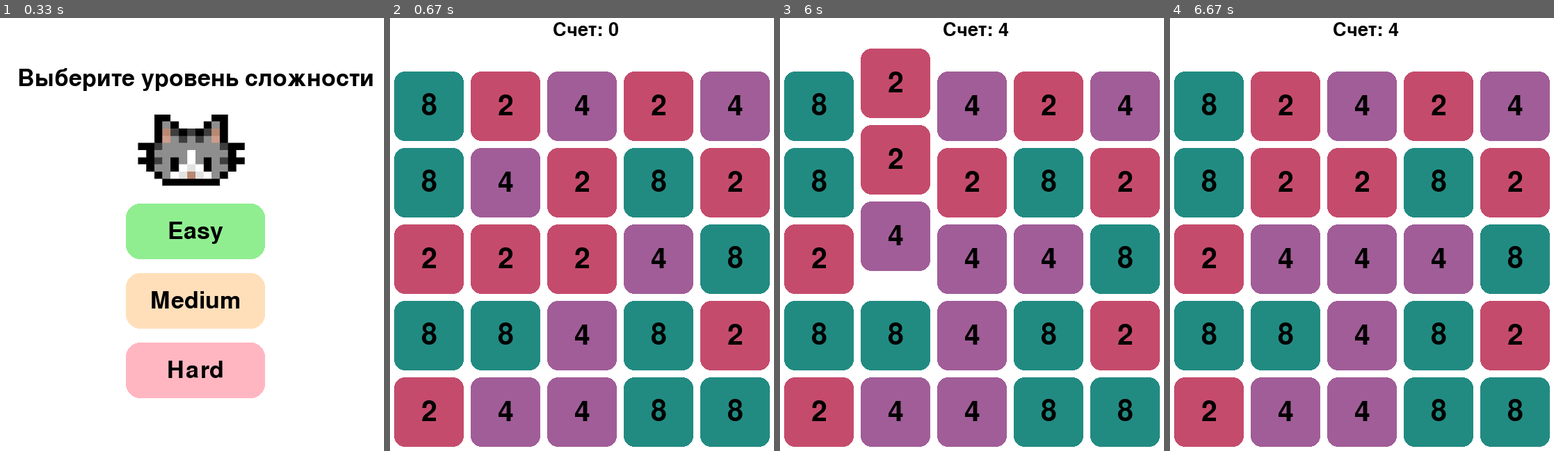
Above: before the commit, frames 1-4 (left to right).
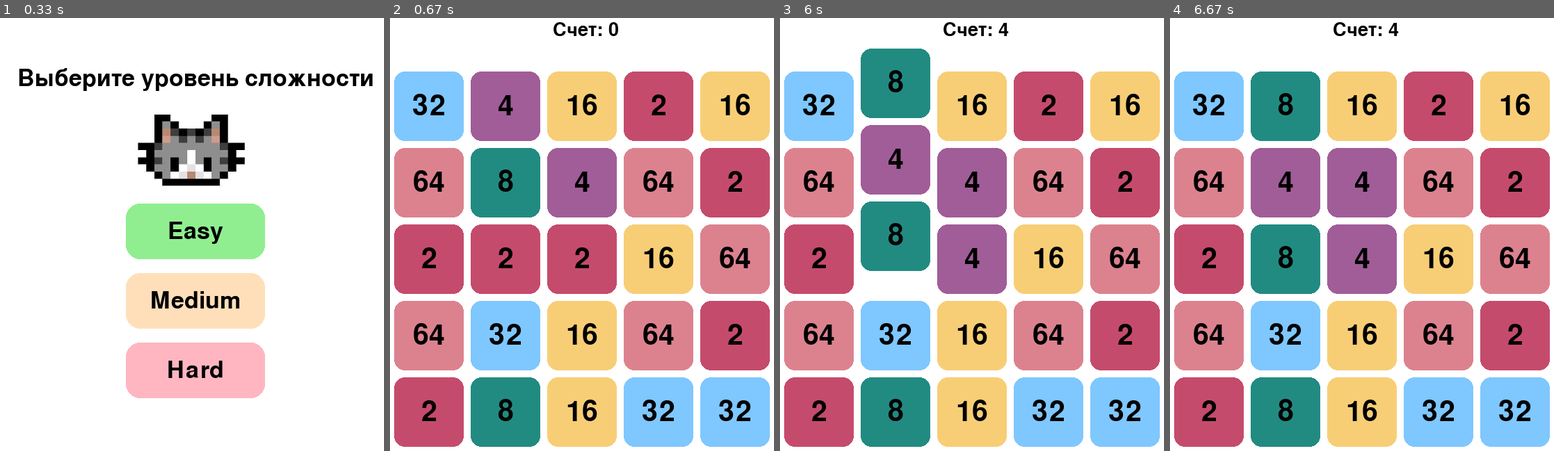
Above: after the commit, the same moments.

Repository: MikhailovaDiana/pygame
Game: pygame game, started from 2048.py
Same seed, same stepped clock (60 frames per second), same inputs: the game is played once before the commit and once after it.
Inputs (mouse positions are in pixels of both pictures, inside the frame that each line leads up to):
- Up to frame 1 (0.33 s): no input
- Up to frame 2 (0.67 s): press the mouse at (489, 238) at 0.37 s; move the mouse to (555, 286) at 0.47 s; release the mouse at (624, 334) at 0.6 s
- Up to frame 3 (6 s): press the mouse at (879, 238) at 0.7 s; move the mouse to (887, 156) at 0.8 s; release the mouse at (899, 74) at 0.93 s; press the mouse at (879, 238) at 5.57 s; move the mouse to (960, 238) at 5.67 s; release the mouse at (1044, 243) at 5.8 s
- Up to frame 4 (6.67 s): no input

Frame 1 is identical in both runs. In frame 2, 51% of the frame differs, in the area x 1-99%, y 12-100%; in frame 3, 53%, in the area x 1-99%, y 7-100%; in frame 4, 53%.

Commit message:
готово

Diff:
--- a/2048.py
+++ b/2048.py
@@ -26,7 +26,7 @@
     128: (87, 132, 186),
     256: (230, 165, 126),
     512: (118, 205, 205),
-    1024: (162,162,208),
+    1024: (162, 162, 208),
     2048: (182, 216, 242),
     4096: (129, 199, 132),
     8192: (238, 186, 178),
@@ -58,10 +58,10 @@
 HARD = "Hard"
 current_difficulty = MEDIUM
 
-
 # Загрузка изображений для смены на стартовом экране
 image_paths = ["cat1.jpg", "cat2.jpg"]  # Замените на пути к вашим изображениям
 current_image_index = 0
+
 
 # Класс для спрайтов
 class ImageSprite(pygame.sprite.Sprite):
@@ -71,26 +71,22 @@
         self.image = pygame.transform.scale(self.original_image, (width, height))  # Масштабируем изображение
         self.rect = self.image.get_rect(center=(x, y))
 
-# Размеры и позиция картинки
-IMAGE_WIDTH = 200  # Ширина картинки
-IMAGE_HEIGHT = 150  # Высота картинки
-IMAGE_X = WIDTH // 2  # Центр по горизонтали
-IMAGE_Y = 200  # Позиция по вертикали (между надписью и кнопкой)
 
 # Создание спрайта для отображения картинки
-image_sprite = ImageSprite(image_paths[current_image_index], IMAGE_X, IMAGE_Y, IMAGE_WIDTH, IMAGE_HEIGHT)
+image_sprite = ImageSprite(image_paths[current_image_index], WIDTH // 2, 200, 200, 150)
 sprite_group = pygame.sprite.Group(image_sprite)
-
-# Таймер для смены изображений
 change_image_event = pygame.USEREVENT + 1
-pygame.time.set_timer(change_image_event, 500)  # 2000 мс = 2 секунды
+pygame.time.set_timer(change_image_event, 500)
 
 
 def render_value(value):
     # заменяет большое число на число+К
-    if value >= 16384:
+    if value >= 1048576:
+        return f"{value // 1024 // 1024}M"
+    elif value >= 16384:
         return f"{value // 1024}K"
     return str(value)
+
 
 def draw_grid():
     # отрисовка игрового поля
@@ -121,7 +117,7 @@
 
 
 def load_records():
-    #Загружает таблицу рекордов из CSV-файла
+    # Загружает таблицу рекордов из CSV-файла
     if not os.path.exists(RECORDS_FILE):
         return []
 
@@ -135,7 +131,7 @@
 
 
 def save_records(records):
-    #Сохраняет таблицу рекордов в CSV-файл
+    # Сохраняет таблицу рекордов в CSV-файл
     with open(RECORDS_FILE, mode='w', newline='', encoding='utf-8') as file:
         writer = csv.writer(file)
         for record in records:
@@ -143,7 +139,7 @@
 
 
 def add_record(name, score):
-    #Добавляет новый рекорд в таблицу
+    # Добавляет новый рекорд в таблицу
     records = load_records()
     records.append((name, score))
     # Сортируем записи по убыванию счета
@@ -152,21 +148,44 @@
     records = records[:10]
     save_records(records)
 
+
 def add_random_tile(column, count):
     # добавляет случайные плитки в столбец сверху
     global falling_cells
-    for _ in range(count):
+    for _ in range(2):
         for i in range(5):
             if grid[i][column] == 0:
-                falling_cells.append({
-                    "start_i": -1,
-                    "start_j": column,
-                    "end_i": i,
-                    "end_j": column,
-                    "progress": 0.0,
-                    "value": random.choice([2, 4, 8, 16, 32, 64])
-                })
-                break
+                if current_difficulty == EASY:
+                    falling_cells.append({
+                        "start_i": -1,
+                        "start_j": column,
+                        "end_i": i,
+                        "end_j": column,
+                        "progress": 0.0,
+                        "value": random.choice([2, 4, 8, 16, 32, 64])
+                    })
+                    break
+                elif current_difficulty == MEDIUM:
+                    falling_cells.append({
+                        "start_i": -1,
+                        "start_j": column,
+                        "end_i": i,
+                        "end_j": column,
+                        "progress": 0.0,
+                        "value": random.choice([2, 2, 4, 4, 8, 16, 32, 64])
+                    })
+                    break
+                elif current_difficulty == HARD:
+                    falling_cells.append({
+                        "start_i": -1,
+                        "start_j": column,
+                        "end_i": i,
+                        "end_j": column,
+                        "progress": 0.0,
+                        "value": random.choice([2, 2, 2, 4, 4, 8, 8, 16, 32, 64])
+                    })
+                    break
+
 
 def merge_tiles(cells):
     # объединяет несколько клеток с одинаковыми значениями
@@ -197,6 +216,7 @@
 
     return True
 
+
 def is_valid_move(cells):
     # проверяет, является ли ход допустимым
     for k in range(1, len(cells)):
@@ -205,6 +225,7 @@
         if abs(prev_i - curr_i) > 1 or abs(prev_j - curr_j) > 1:
             return False
     return True
+
 
 def shift_cells_down():
     # сдвигает все клетки вниз
@@ -230,6 +251,7 @@
                     break
             i -= 1
 
+
 def draw_line(cells):
     # отрисовывает линию
     if len(cells) > 1:
@@ -240,8 +262,9 @@
             points.append((x, y))
         pygame.draw.lines(screen, BLACK, False, points, 15)  # Увеличиваем толщину линии до 5
 
+
 def handle_drag(cells):
-    #Обрабатывает перетаскивание мыши и объединение клеток
+    # Обрабатывает перетаскивание мыши и объединение клеток
     if len(cells) >= 2 and is_valid_move(cells):
         if merge_tiles(cells):
             shift_cells_down()
@@ -250,6 +273,7 @@
                 # Проверяем, есть ли пустые места в столбце
                 if any(grid[i][j] == 0 for i in range(5)):
                     add_random_tile(j, 1)  # Добавляем по одной новой клетке в каждый столбец с пустыми местами
+
 
 def update_falling_cells():
     # Обновляет анимацию падения клеток
@@ -260,6 +284,7 @@
             cell["progress"] = 1.0
             grid[cell["end_i"]][cell["end_j"]] = cell["value"]
     falling_cells = [cell for cell in falling_cells if cell["progress"] < 1.0]
+
 
 def draw_falling_cells():
     # Отрисовывает падающие клетки
@@ -283,6 +308,7 @@
             text_rect = text.get_rect(center=(x + CELL_SIZE // 2, y + CELL_SIZE // 2))
             screen.blit(text, text_rect)
 
+
 def draw_score():
     # Отрисовывает счет
     score_text = score_font.render(f"Счет: {score}", True, BLACK)
@@ -290,6 +316,7 @@
     score_text_rect = score_text.get_rect(center=(WIDTH // 2, 30))
     screen.blit(score_text, score_text_rect)
 
+
 def draw_start_menu():
     # Отрисовывает стартовое меню с выбором уровня сложности
     screen.fill(WHITE)
@@ -305,7 +332,7 @@
     medium_color = (255, 223, 186)
     hard_color = (255, 182, 193)
 
-    easy_rect = pygame.Rect(WIDTH // 2 - 100, 280, 200, 80)  # Кнопка Easy ниже картинки
+    easy_rect = pygame.Rect(WIDTH // 2 - 100, 280, 200, 80)
     medium_rect = pygame.Rect(WIDTH // 2 - 100, 380, 200, 80)
     hard_rect = pygame.Rect(WIDTH // 2 - 100, 480, 200, 80)
 
@@ -327,7 +354,7 @@
 
 
 def draw_input_name_screen():
-    #Отрисовывает экран для ввода имени игрока
+    # Отрисовывает экран для ввода имени игрока
     screen.fill(WHITE)
     input_text = menu_font.render("Введите ваше имя:", True, BLACK)
     input_rect = input_text.get_rect(center=(WIDTH // 2, HEIGHT // 2 - 50))
@@ -338,8 +365,9 @@
     name_rect = name_text.get_rect(center=(WIDTH // 2, HEIGHT // 2 + 30))
     screen.blit(name_text, name_rect)
 
+
 def handle_input_name(event):
-    """Обрабатывает ввод имени игрока."""
+    # Обрабатывает ввод имени игрока
     global player_name
     if event.key == pygame.K_BACKSPACE:
         player_name = player_name[:-1]
@@ -365,6 +393,7 @@
         current_difficulty = HARD
         game_state = 1
 
+
 def initialize_grid():
     # Инициализирует игровое поле в зависимости от выбранного уровня сложности
     global grid
@@ -372,11 +401,12 @@
     for i in range(5):
         for j in range(5):
             if current_difficulty == EASY:
-                grid[i][j] = random.choice([2, 4, 8])
+                grid[i][j] = random.choice([2, 4, 8, 16, 32, 64])
             elif current_difficulty == MEDIUM:
-                grid[i][j] = random.choice([2, 4, 8, 16, 32, 64])
+                grid[i][j] = random.choice([2, 2, 4, 4, 8, 16, 32, 64])
             elif current_difficulty == HARD:
-                grid[i][j] = random.choice([2, 4, 8, 16, 32, 64, 128, 256])
+                grid[i][j] = random.choice([2, 2, 2, 4, 4, 8, 8, 16, 32, 64])
+
 
 def check_and_fill_grid():
     # Проверяет, есть ли на поле пустые клетки, и заполняет их случайными значениями
@@ -391,7 +421,7 @@
 
 
 def draw_records_screen():
-    #Отрисовывает экран с таблицей рекордов
+    # Отрисовывает экран с таблицей рекордов
     screen.fill(WHITE)
     records = load_records()
     title_text = menu_font.render("Таблица рекордов", True, BLACK)
@@ -424,6 +454,7 @@
                         return False
     return True
 
+
 def draw_game_over_screen():
     overlay = pygame.Surface((WIDTH, HEIGHT), pygame.SRCALPHA)
     overlay.fill((255, 255, 255, 128))
@@ -445,6 +476,7 @@
     screen.blit(restart_text, restart_text_rect)
 
     return restart_rect
+
 
 def restart_game():
     global grid, falling_cells, score, game_over, selected_cells
@@ -480,7 +512,7 @@
                 current_image_index = (current_image_index + 1) % len(image_paths)
                 image_sprite.image = pygame.transform.scale(
                     pygame.image.load(image_paths[current_image_index]),
-                    (IMAGE_WIDTH, IMAGE_HEIGHT)
+                    (200, 150)
                 )
     elif game_state == 1:
         if not game_over:
